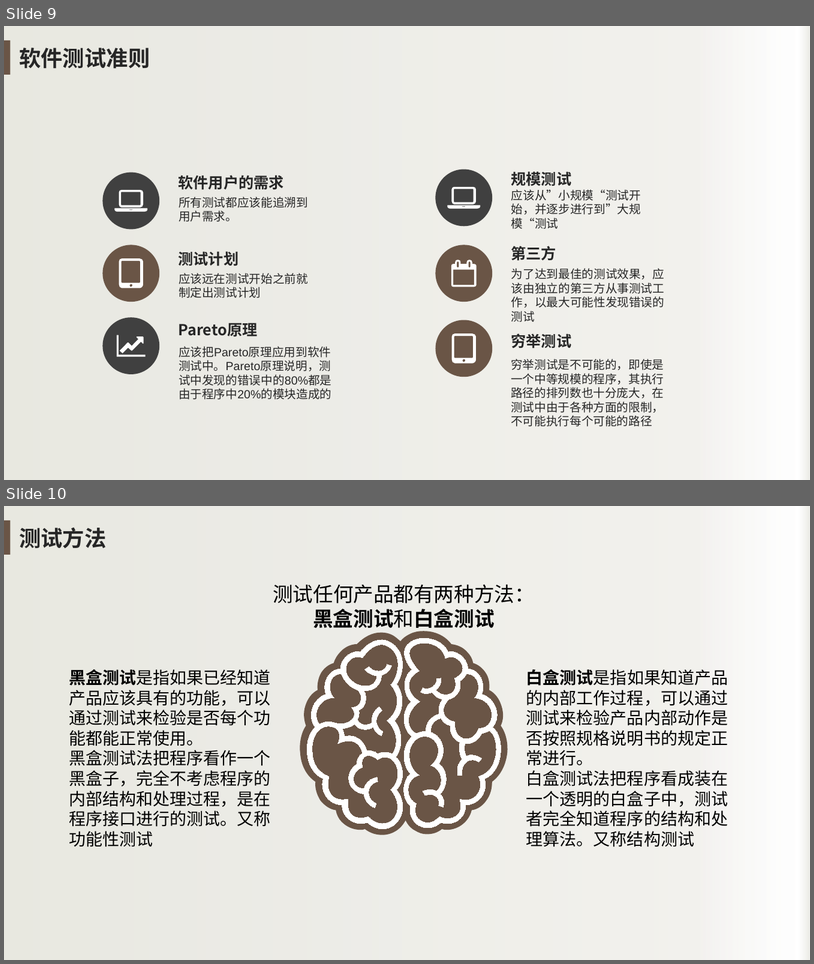
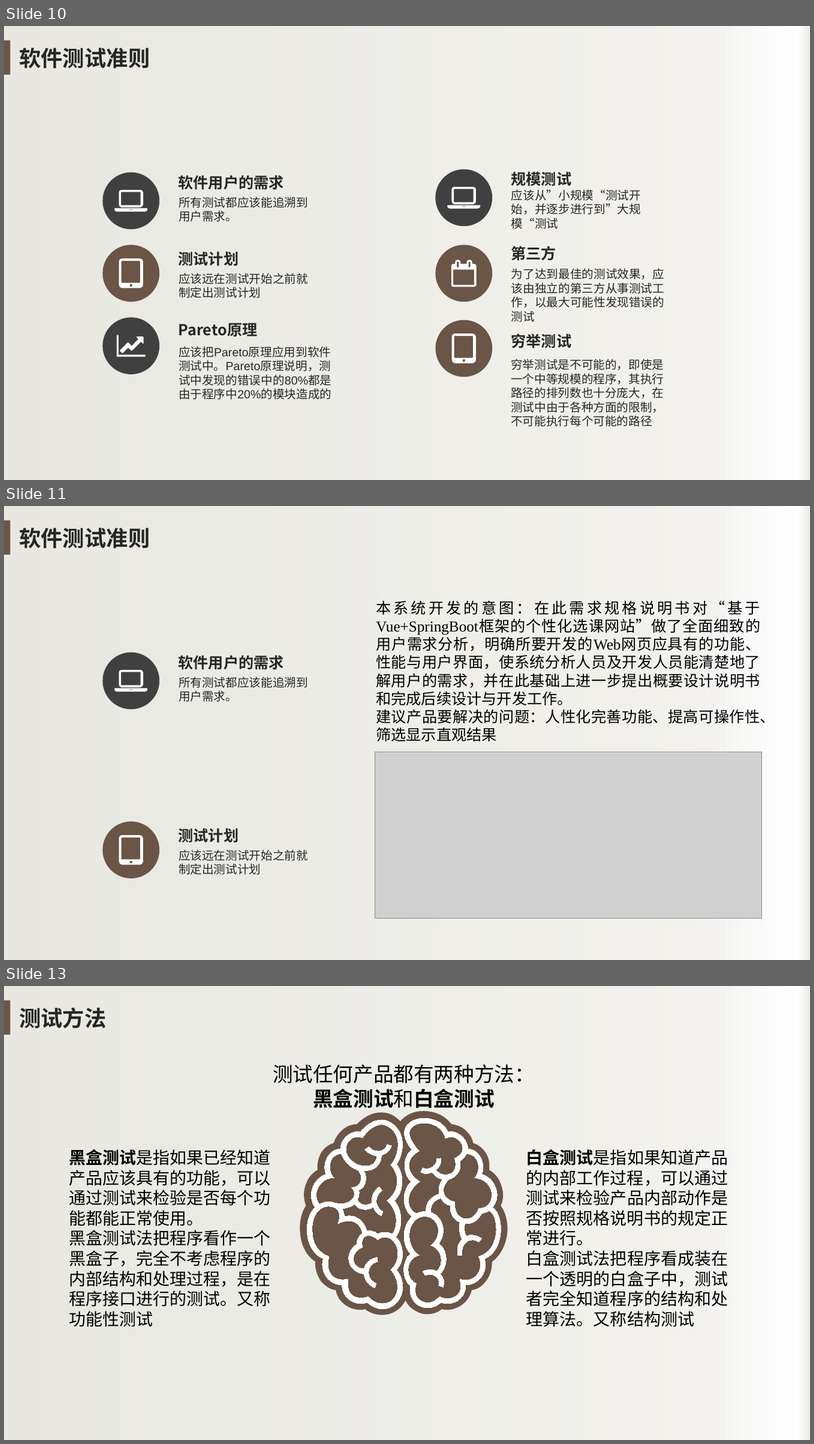
Before and after one commit to avgstuBoboge/SE2020-document, a slide deck: ppt/SE2020-G16-翻转课堂.pptx. Shown one above the other, each under a label of ours: slides 9 and 10 before the commit, slides 10, 11 and 13 after it; the slides between them are not shown. The pictures are 814x964 and 814x1444 pixels, drawn with LibreOffice and Linux fonts; fonts in the diff are those of the drawing; grey boxes stand for pictures; background and template pictures are left out. Boxes give left, top, right and bottom in pixels: in the first picture for what was removed or moved away, otherwise in the second. Text is boxed around its words. In the diff, an @@ line names an element or a change of style, - is before the commit and + after.

```diff
--- a/ppt/SE2020-G16-翻转课堂.pptx
+++ b/ppt/SE2020-G16-翻转课堂.pptx
@@ slide 11 added at <box>4,506,810,960</box>, background picture (left out); not listed: 2 template elements that a slide beside it also shows @@
@@ text added at <box>19,528,150,549</box>, 26 pt, text #262626, bold @@
+软件测试准则
@@ text added at <box>376,600,776,741</box>, 18 pt, text #000000 @@
+本系统开发的意图：在此需求规格说明书对“基于Vue+SpringBoot框架的个性化选课网站”做了全面细致的用户需求分析，明确所要开发的Web网页应具有的功能、性能与用户界面，使系统分析人员及开发人员能清楚地了解用户的需求，并在此基础上进一步提出概要设计说明书和完成后续设计与开发工作。
+建议产品要解决的问题：人性化完善功能、提高可操作性、筛选显示直观结果
@@ ellipse added at <box>102,652,159,709</box>, fill #404040 @@
@@ text added at <box>178,655,284,670</box>, 18 pt, text #262626, bold @@
+软件用户的需求
@@ freeform shape added at <box>115,670,147,692</box>, fill #FFFFFF @@
@@ text added at <box>179,676,308,702</box>, 14 pt, text #262626 @@
+所有测试都应该能追溯到用户需求。
@@ picture added at <box>375,751,762,918</box> @@
@@ ellipse added at <box>102,821,159,878</box>, fill #6A5546 @@
@@ text added at <box>178,828,239,843</box>, 18 pt, text #262626, bold @@
+测试计划
@@ freeform shape added at <box>119,835,143,865</box>, fill #FFFFFF @@
@@ text added at <box>179,849,308,874</box>, 14 pt, text #262626 @@
+应该远在测试开始之前就制定出测试计划
@@ what was slide 9 is now slide 10 @@
@@ what was slide 10 is now slide 13 @@
```
Also in this commit, not shown: 8 slides changed, 5 other slides added, 1 other file.
